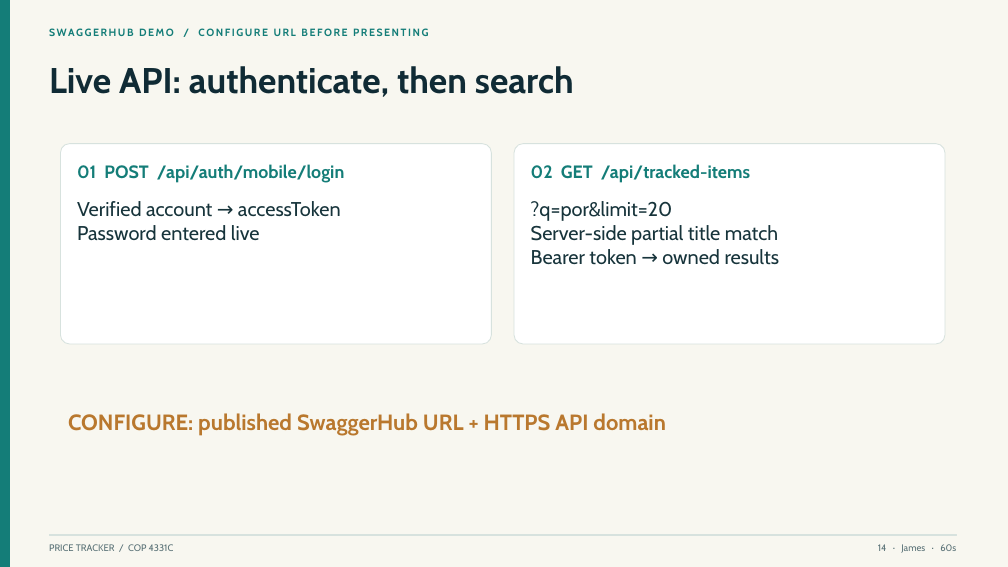
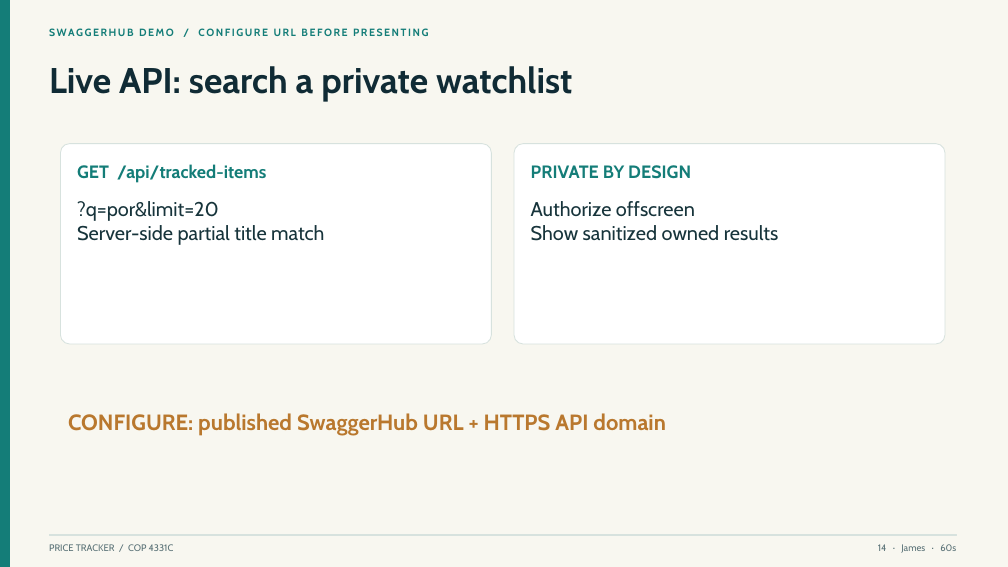
Before and after one commit to aluciencozy/price-tracker, a slide deck: slide 14 of docs/presentation/price-tracker.pptx. Drawn at 1008x567 pixels with LibreOffice and Linux fonts; fonts in the diff are those of the drawing. Boxes give left, top, right and bottom in pixels: in the first picture for what was removed or moved away, otherwise in the second. Text is boxed around its words. In the diff, an @@ line names an element or a change of style, - is before the commit and + after.

Commit message:
Refresh final diagrams and protect live API demo

```diff
--- a/docs/presentation/price-tracker.pptx
+++ b/docs/presentation/price-tracker.pptx
@@ text at [49, 66, 572, 101]: text changed @@
-Live API: authenticate, then search
+Live API: search a private watchlist
@@ text at [77, 164, 266, 183]: text changed @@
-01 POST /api/auth/mobile/login
+GET /api/tracked-items
@@ text at [531, 165, 691, 179]: text changed @@
-02 GET /api/tracked-items
+PRIVATE BY DESIGN
@@ text at [77, 201, 324, 245]: text changed @@
-Verified account → accessToken
-Password entered live
+?q=por&limit=20
+Server-side partial title match
@@ text at [531, 201, 779, 241]: text changed @@
-?q=por&limit=20
-Server-side partial title match
-Bearer token → owned results
+Authorize offscreen
+Show sanitized owned results
```
Also in this commit, not shown: 1 other slide changed, 3 other files.
